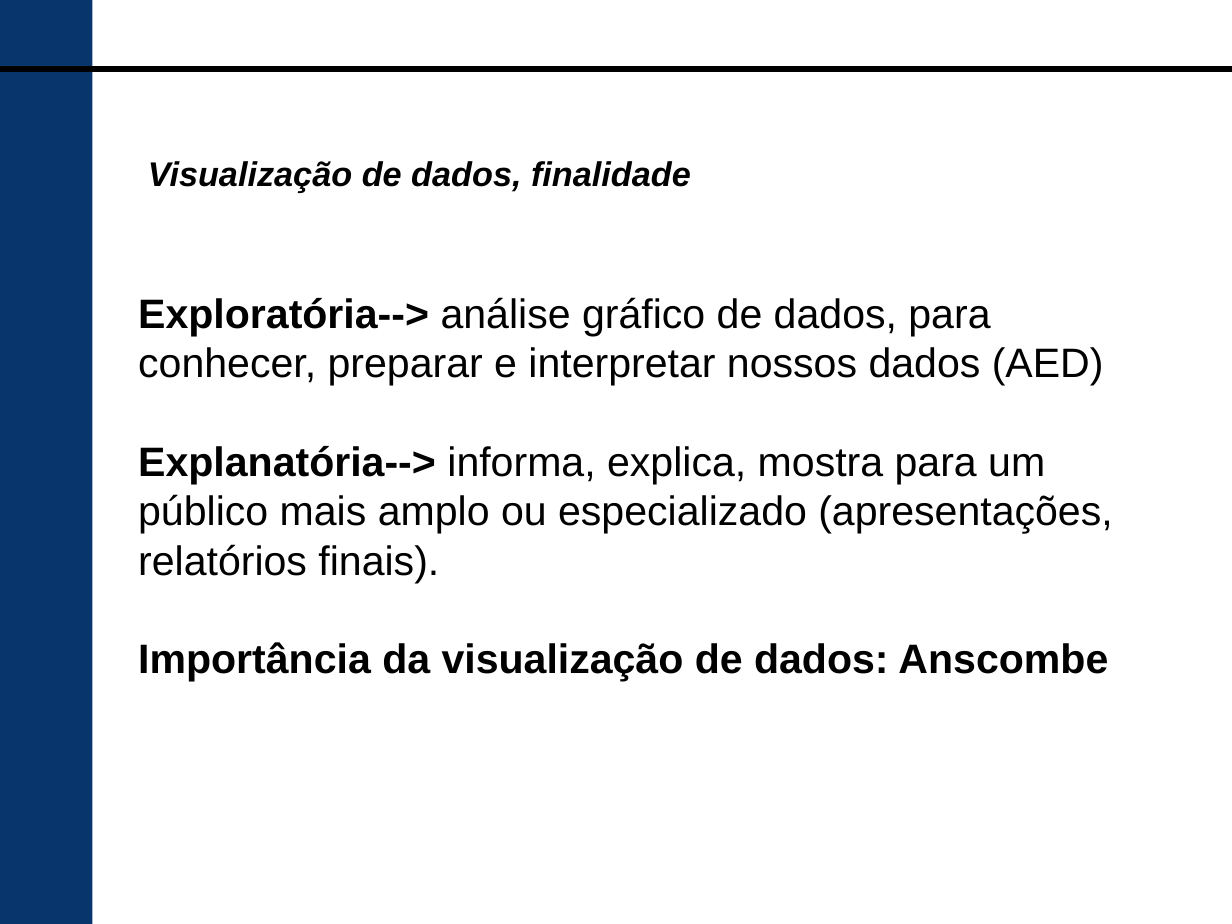
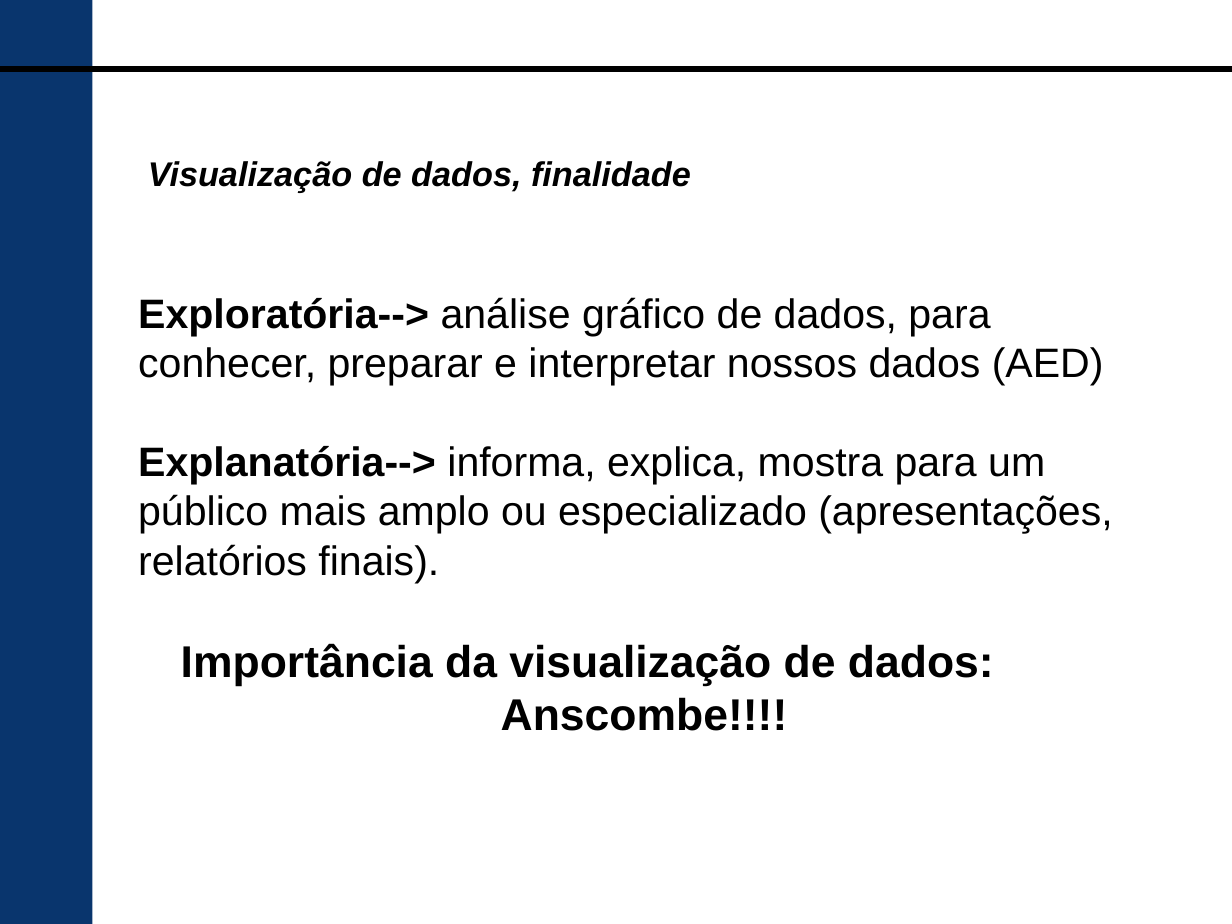
Before and after one commit to HumbertoSubiza/AED-II, a slide deck: slide 7 of 01 conceitos basicos.odp (slide 6 before the commit). Drawn at 1232x924 pixels with LibreOffice and Linux fonts; fonts in the diff are those of the drawing; background and template pictures are left out. Boxes give left, top, right and bottom in pixels: in the first picture for what was removed or moved away, otherwise in the second. Text is boxed around its words. In the diff, an @@ line names an element or a change of style, - is before the commit and + after.

```diff
--- a/01 conceitos basicos.odp
+++ b/01 conceitos basicos.odp
@@ text at box(181, 643, 994, 731): text changed; size 24 to 26 pt @@
-Importância da visualização de dados: Anscombe
+Importância da visualização de dados: Anscombe!!!!
```
Also in this commit, not shown: 4 other slides changed, 2 slides added, 3 slides removed, 2 other files.
